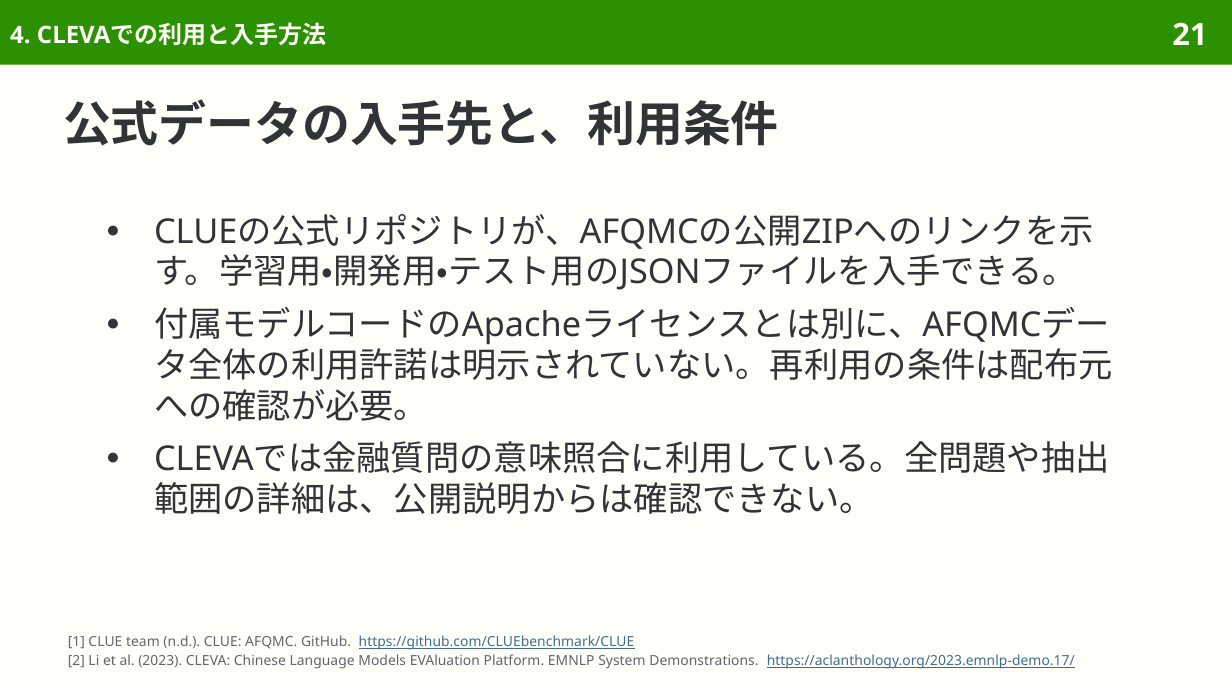
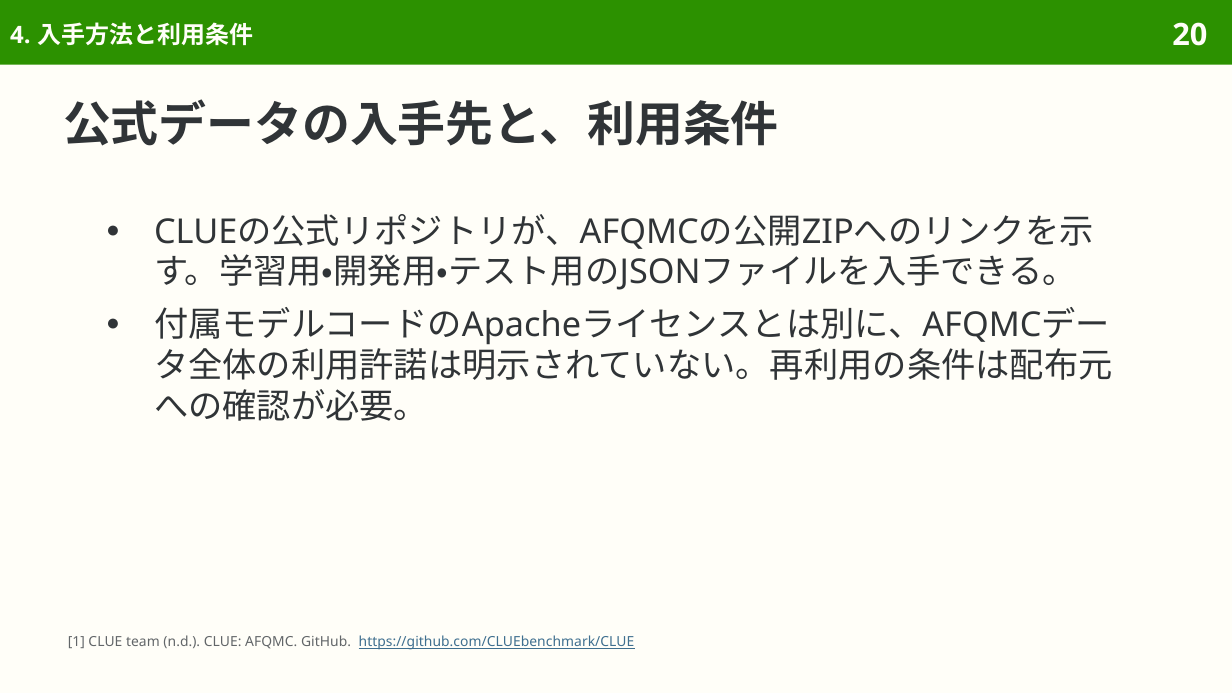
Before and after one commit to sasakiy84/datasets-in-10-minutes, a slide deck: slide 20 of slides/datasets-in-10-minutes-afqmc.pptx (slide 21 before the commit). Drawn at 1232x693 pixels with LibreOffice and Linux fonts; fonts in the diff are those of the drawing. Boxes give left, top, right and bottom in pixels: in the first picture for what was removed or moved away, otherwise in the second. Text is boxed around its words. In the diff, an @@ line names an element or a change of style, - is before the commit and + after.

Commit message:
Center AFQMC on financial question matching and original evaluation

```diff
--- a/slides/datasets-in-10-minutes-afqmc.pptx
+++ b/slides/datasets-in-10-minutes-afqmc.pptx
@@ title at bbox=[10, 22, 253, 45]: text changed @@
-4. CLEVAでの利用と入手方法
+4. 入手方法と利用条件
@@ page number at bbox=[1172, 22, 1207, 46]: text changed @@
-21
+20
@@ text at bbox=[154, 441, 1110, 514]: paragraph removed @@
-● CLEVAでは金融質問の意味照合に利用している。全問題や抽出範囲の詳細は、公開説明からは確認できない。
@@ text at bbox=[68, 654, 1075, 669]: paragraph removed @@
-[2] Li et al. (2023). CLEVA: Chinese Language Models EVAluation Platform. EMNLP System Demonstrations. https://aclanthology.org/2023.emnlp-demo.17/
```
Also in this commit, not shown: 6 other slides changed, 2 slides removed, 53 other files.
